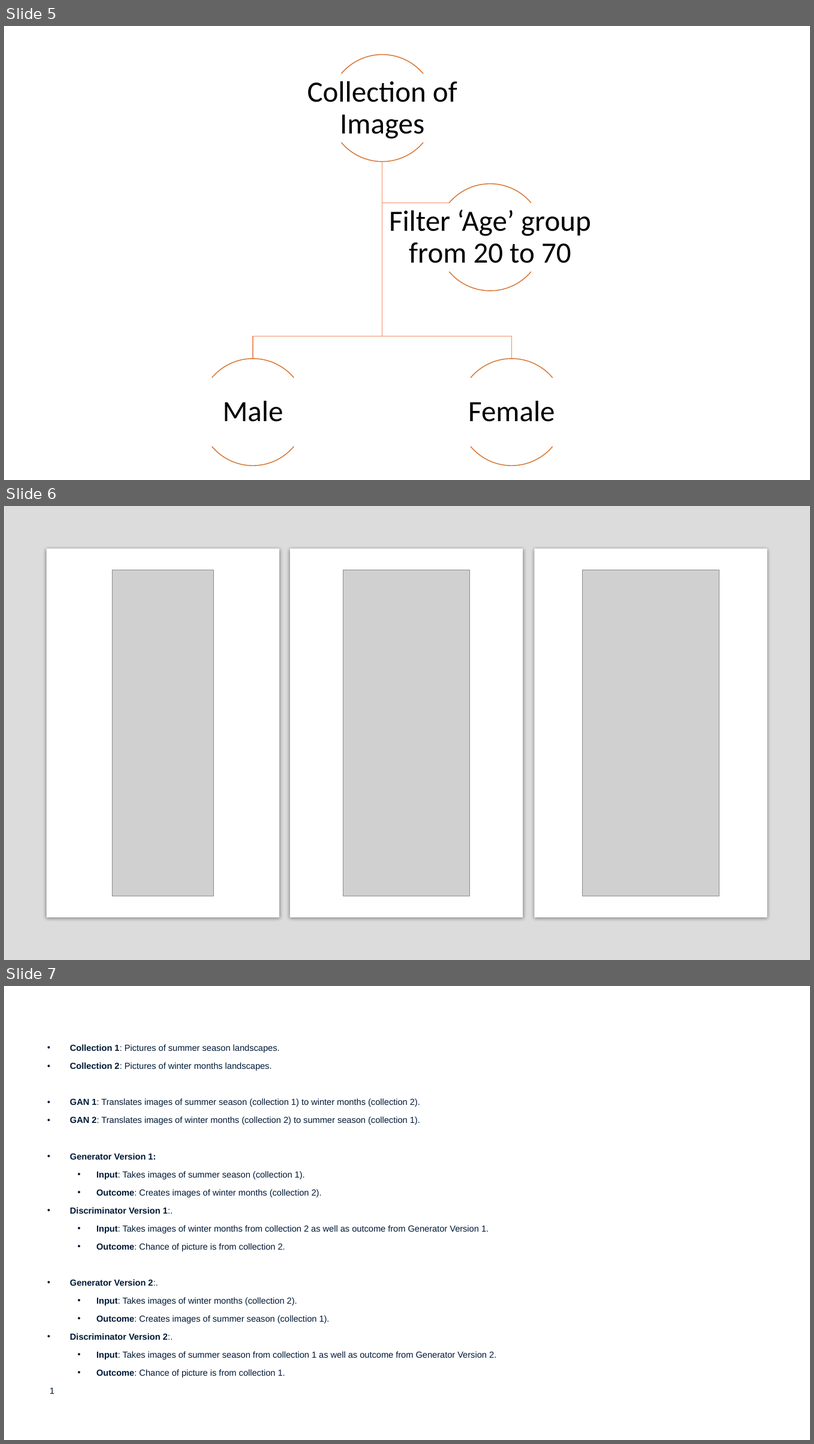
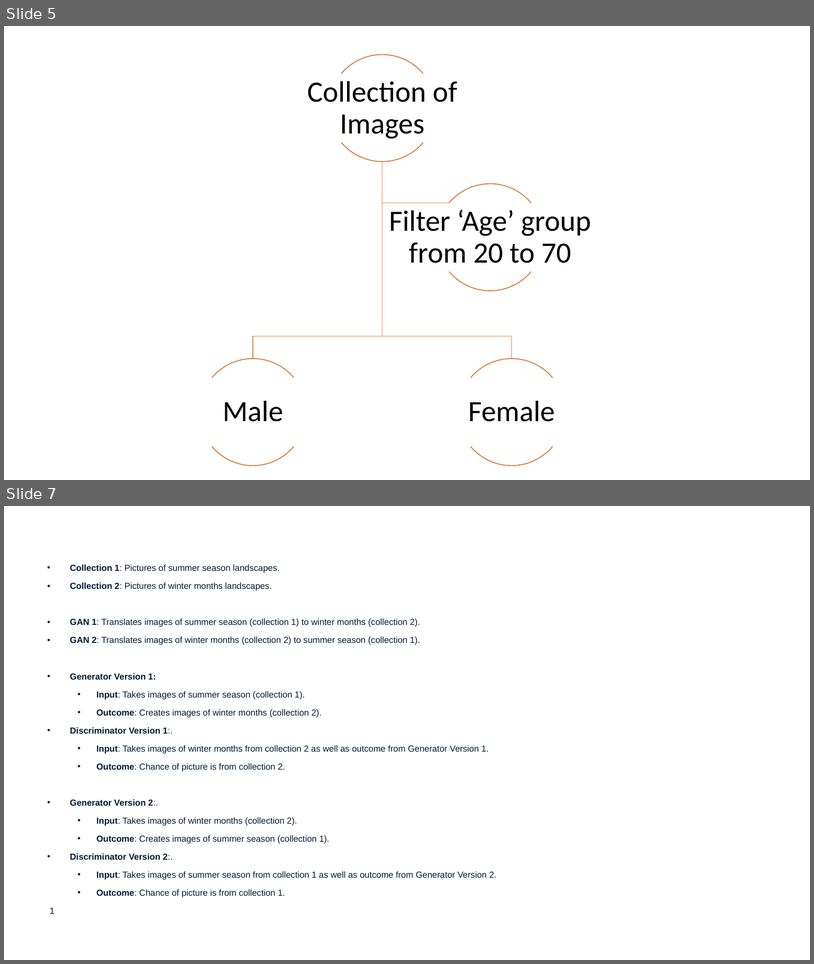
Before and after one commit to ltq477/Thinkful, a slide deck: CapstoneIV/CycleGAN.pptx. Shown one above the other, each under a label of ours: slides 5, 6 and 7 before the commit, slides 5 and 7 after it; the slides between them are not shown. The pictures are 814x1444 and 814x964 pixels, drawn with LibreOffice and Linux fonts; fonts in the diff are those of the drawing; grey boxes stand for pictures. Boxes give left, top, right and bottom in pixels: in the first picture for what was removed or moved away, otherwise in the second. Text is boxed around its words. In the diff, an @@ line names an element or a change of style, - is before the commit and + after.

```diff
--- a/CapstoneIV/CycleGAN.pptx
+++ b/CapstoneIV/CycleGAN.pptx
@@ slide 6 removed at (x1=4, y1=506, x2=810, y2=960), background #FFFFFF @@
@@ rectangle removed at (x1=4, y1=506, x2=810, y2=960) @@
@@ rectangle removed at (x1=47, y1=549, x2=279, y2=917) @@
@@ rectangle removed at (x1=290, y1=549, x2=523, y2=917) @@
@@ rectangle removed at (x1=534, y1=549, x2=767, y2=917) @@
@@ picture removed at (x1=112, y1=570, x2=213, y2=896) @@
@@ picture removed at (x1=344, y1=570, x2=470, y2=896) @@
@@ picture removed at (x1=583, y1=570, x2=720, y2=896) @@
```
Also in this commit, not shown: 1 slide changed, 2 slides added, 1 other slide removed, 1 other file.
